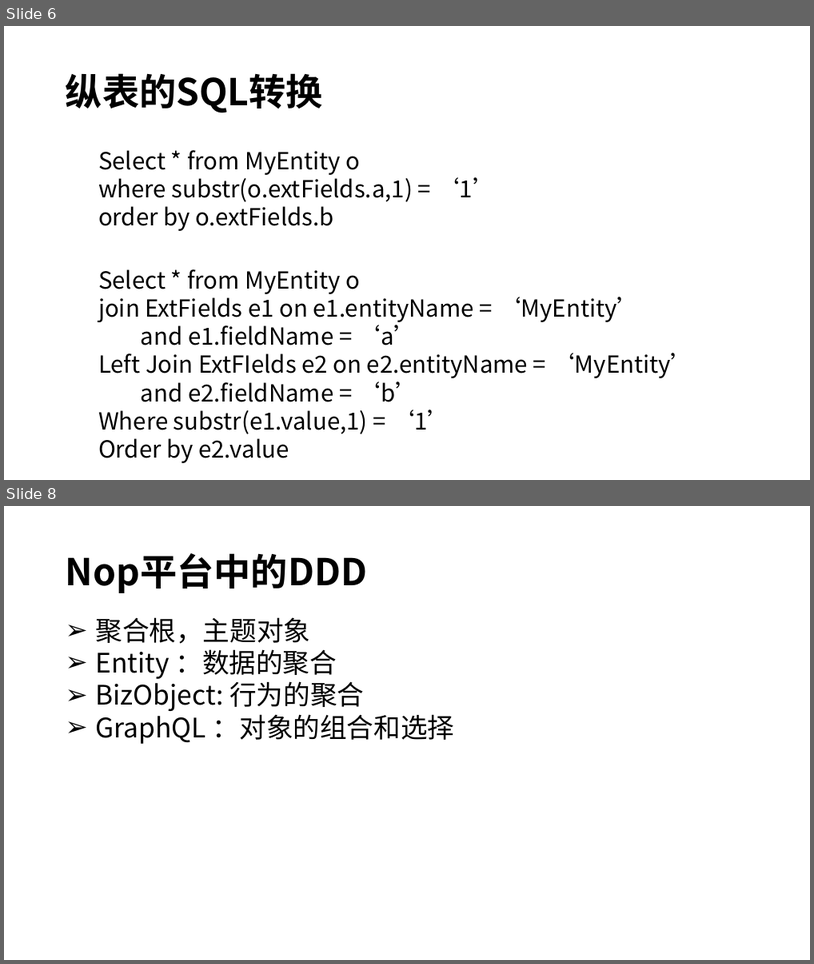
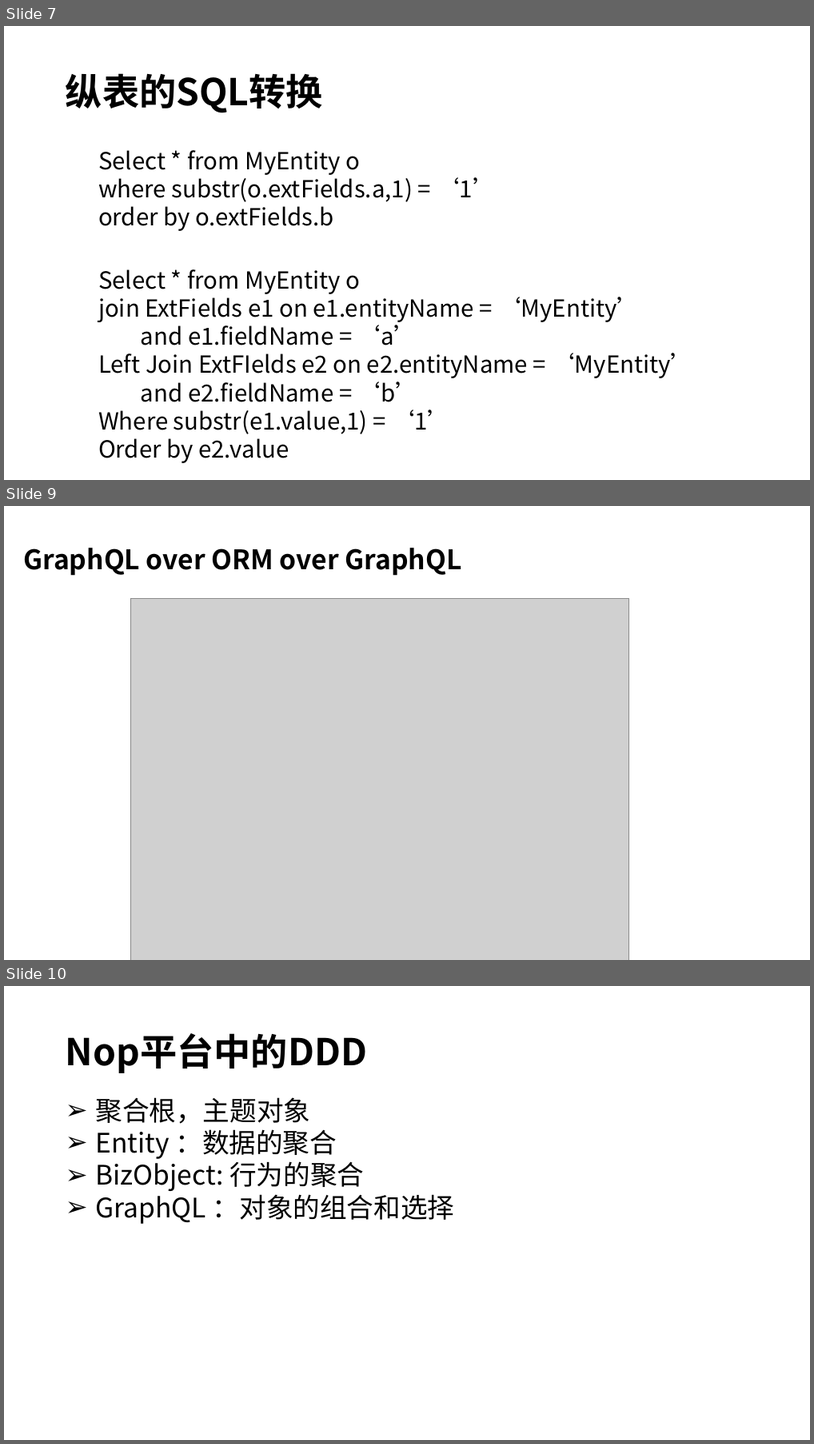
Before and after one commit to entropy-cloud/nop-entropy, a slide deck: docs/ppt/nop-orm.pptx. Shown one above the other, each under a label of ours: slides 6 and 8 before the commit, slides 7, 9 and 10 after it; the slides between them are not shown. The pictures are 814x964 and 814x1444 pixels, drawn with LibreOffice and Linux fonts; fonts in the diff are those of the drawing; grey boxes stand for pictures. Boxes give left, top, right and bottom in pixels: in the first picture for what was removed or moved away, otherwise in the second. Text is boxed around its words. In the diff, an @@ line names an element or a change of style, - is before the commit and + after.

```diff
--- a/docs/ppt/nop-orm.pptx
+++ b/docs/ppt/nop-orm.pptx
@@ slide 9 added at <box>4,506,810,960</box>, background #FFFFFF @@
@@ text added at <box>23,548,462,576</box>, 32 pt, text #000000, bold @@
+GraphQL over ORM over GraphQL
@@ picture added at <box>130,599,630,960</box> @@
@@ what was slide 6 is now slide 7 @@
@@ what was slide 8 is now slide 10 @@
```
Also in this commit, not shown: 3 other slides added, 2 slides removed, 2 other files.
